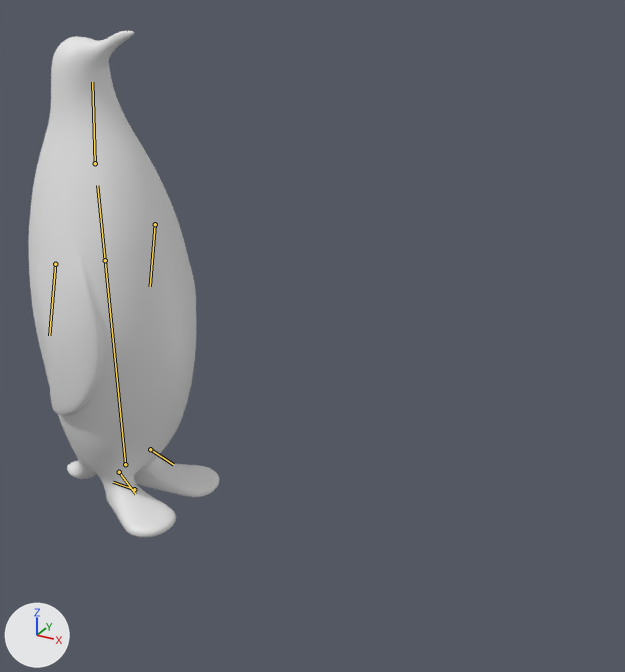
What one commit did to the glTF model penguin-standing-rig.glb.
One viewpoint serves both versions: a 50 mm camera at (0.117, -0.128, 0.1123) aimed at (0.0456, 0.0018, 0.0475). The axes (+X, +Y, +Z) are drawn at lower left. The lights are the same throughout. The first picture is the older version. The bones that bend it are drawn over the model as lines.

The first picture shows 'PEL_penguin'.
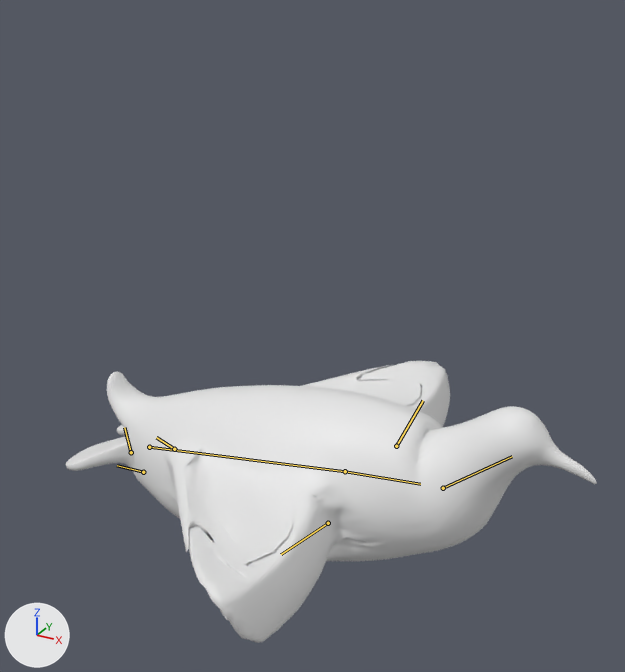
The newer file adds an action. The first version stands in its rest pose; the second is drawn at frame 6 of the action 'Swim'.

What differs and where, as boxes (x1, y1, x2, y2) in the pictures (625 x 672 px):
'PEL_penguin', posed (179% wider, 44% shorter): before (29, 31, 219, 537); after (66, 361, 597, 643)
bone 'root', root to tip: before (134, 489) to (113, 482); after (131, 452) to (124, 427)
bone 'chest', root to tip: before (105, 260) to (97, 185); after (345, 471) to (420, 484)
bone 'flipper.L', root to tip: before (155, 224) to (150, 286); after (396, 446) to (423, 400)
bone 'flipper.R', root to tip: before (55, 264) to (49, 335); after (328, 523) to (281, 554)
bone 'head', root to tip: before (95, 163) to (92, 82); after (443, 488) to (512, 456)
bone 'foot.L', root to tip: before (150, 449) to (173, 464); after (174, 449) to (156, 437)
bone 'foot.R', root to tip: before (119, 472) to (135, 494); after (143, 472) to (117, 465)

Edits to the bpy script that builds the scene:
```text
Change bone_root:
    where bone_root = bpy.data.objects['PEL_rig'].pose.bones['root']
    bone_root.location: (0.0, 0.0, 0.0) -> (0.0, 0.0, 0.0098)
    bone_root.rotation_quaternion: (1.0, 0.0, 0.0, 0.0) -> (0.766, 0.643, 0.0, 0.0)  # degrees (0, 0, 0) -> degrees (80, 0, 0)
Change bone_chest:
    where bone_chest = bpy.data.objects['PEL_rig'].pose.bones['chest']  # child of 'body'
    bone_chest.rotation_quaternion: (1.0, 0.0, 0.0, 0.0) -> (1.0, 0.0, 0.0, -0.02)  # degrees (0, 0, 0) -> degrees (0, 0, -2)
Change bone_flipper_l:
    where bone_flipper_l = bpy.data.objects['PEL_rig'].pose.bones['flipper.L']  # child of 'chest'
    bone_flipper_l.rotation_quaternion: (1.0, 0.0, 0.0, 0.0) -> (0.724, 0.66, -0.147, -0.137)  # degrees (0, 0, 0) -> degrees (85, -2, -23)
Change bone_flipper_r:
    where bone_flipper_r = bpy.data.objects['PEL_rig'].pose.bones['flipper.R']  # child of 'chest'
    bone_flipper_r.rotation_quaternion: (1.0, 0.0, 0.0, 0.0) -> (0.724, -0.657, 0.147, 0.151)  # degrees (0, 0, 0) -> degrees (-84, 24, 2)
Change bone_head:
    where bone_head = bpy.data.objects['PEL_rig'].pose.bones['head']  # child of 'chest'
    bone_head.rotation_quaternion: (1.0, 0.0, 0.0, 0.0) -> (0.946, 0.029, 0.0, 0.324)  # degrees (0, 0, 0) -> degrees (3, -1, 38)
Change bone_foot_l:
    where bone_foot_l = bpy.data.objects['PEL_rig'].pose.bones['foot.L']  # child of 'root'
    bone_foot_l.rotation_quaternion: (1.0, 0.0, 0.0, 0.0) -> (0.793, -0.514, 0.128, 0.3)  # degrees (0, 0, 0) -> degrees (-59, 31, 24)
Change bone_foot_r:
    where bone_foot_r = bpy.data.objects['PEL_rig'].pose.bones['foot.R']  # child of 'root'
    bone_foot_r.rotation_quaternion: (1.0, 0.0, 0.0, 0.0) -> (-0.793, 0.514, 0.128, -0.3)  # degrees (0, 0, 0) -> degrees (-64, 6, 38)
```
